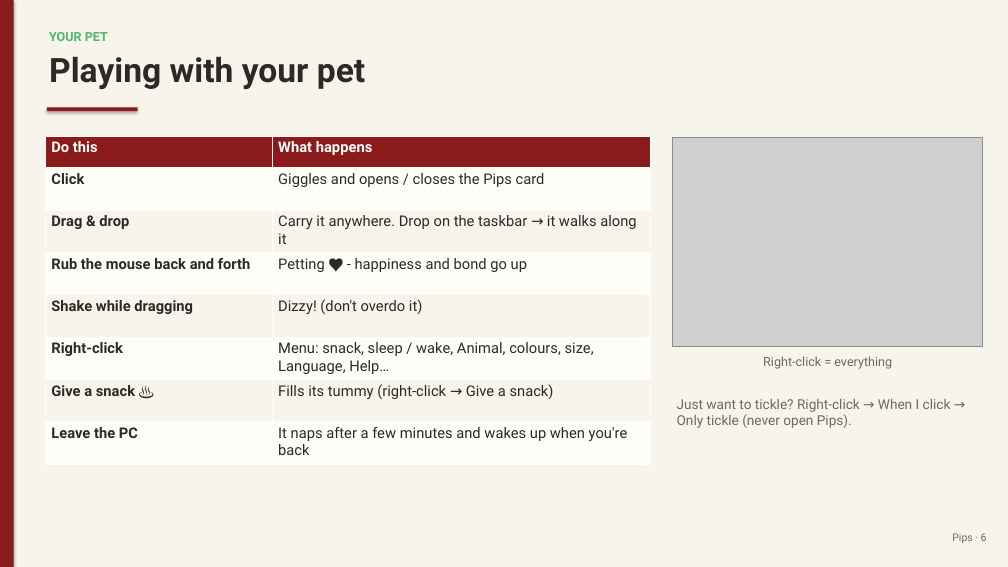
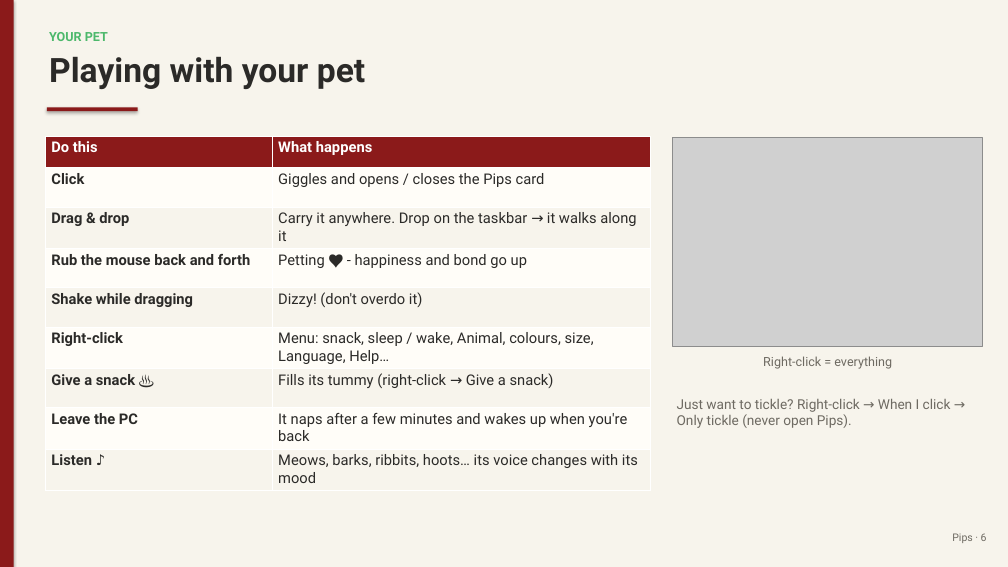
Before and after one commit to juw12/projects, a slide deck: slide 6 of apps/pips/web/download/Pips-Guide.pptx. Drawn at 1008x567 pixels with LibreOffice and Linux fonts; fonts in the diff are those of the drawing; grey boxes stand for pictures. Boxes give left, top, right and bottom in pixels: in the first picture for what was removed or moved away, otherwise in the second. Text is boxed around its words. In the diff, an @@ line names an element or a change of style, - is before the commit and + after.

```diff
--- a/apps/pips/web/download/Pips-Guide.pptx
+++ b/apps/pips/web/download/Pips-Guide.pptx
@@ table at <box>45,136,650,487</box> @@
+row 9: Listen ♪ | Meows, barks, ribbits, hoots… its voice changes with its mood
```
Also in this commit, not shown: 5 other slides changed, 9 other files.
